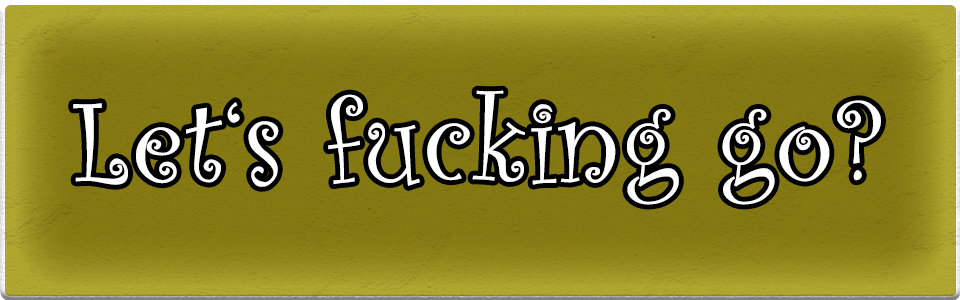
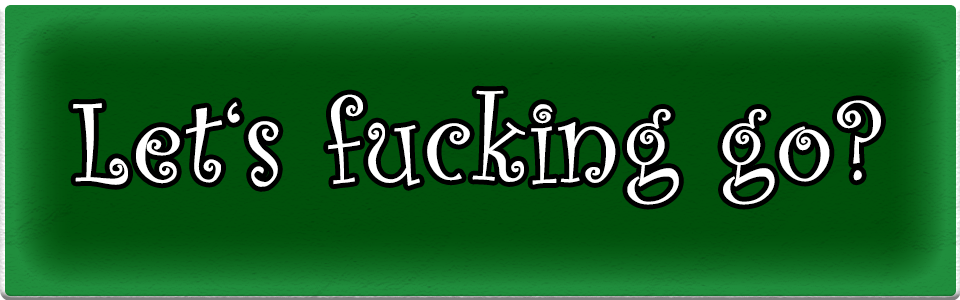
Revision of a layered 960px x 300px image; what changed, layer by layer:
painted on "Rectangle 1" over [5,5,956,296]
